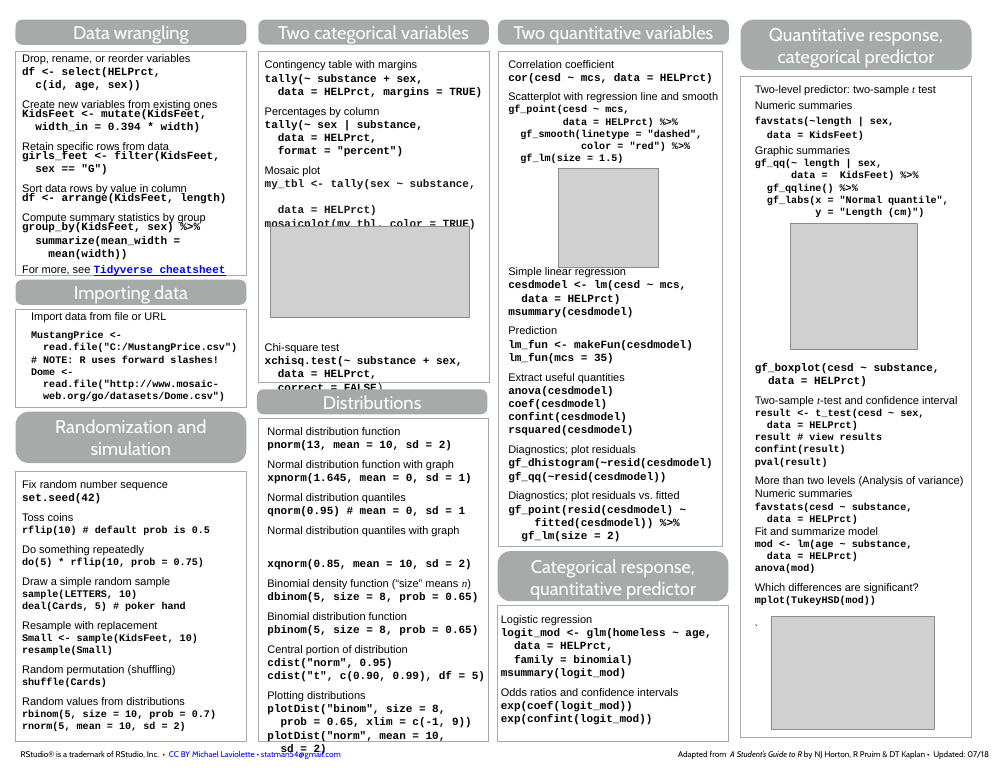
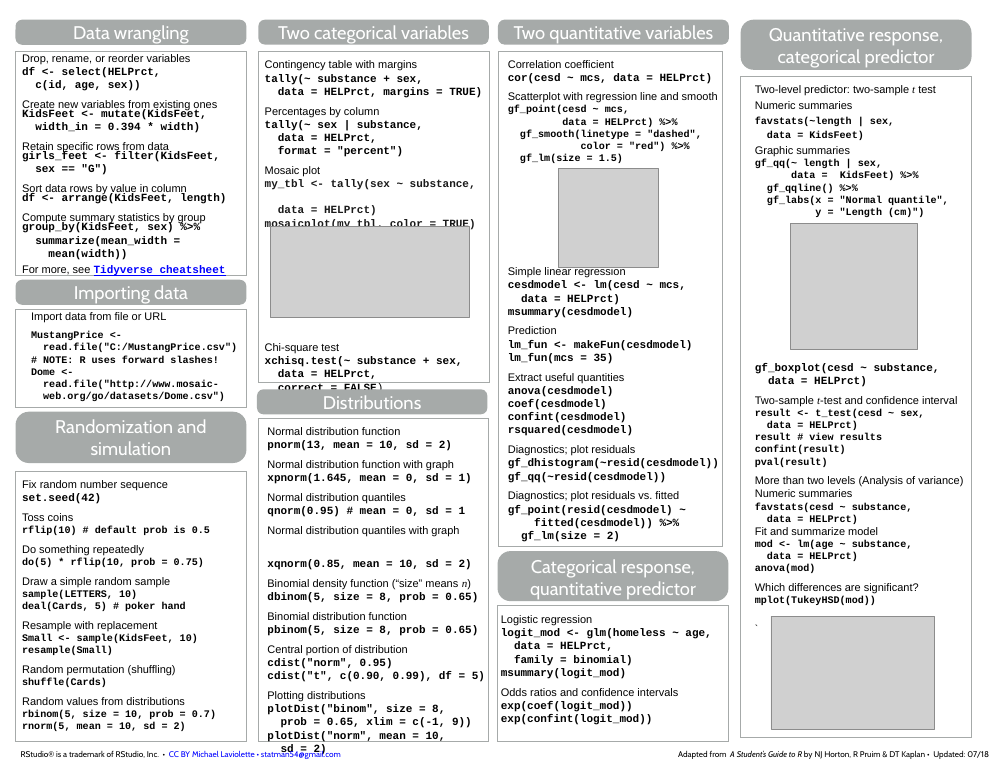
Before and after one commit to mlaviolet/Mosaic-cheatsheets, a slide deck: slide 2 of mosaic-cheatsheet-gf.pptx. Drawn at 1008x779 pixels with LibreOffice and Linux fonts; fonts in the diff are those of the drawing; grey boxes stand for pictures. Boxes give left, top, right and bottom in pixels: in the first picture for what was removed or moved away, otherwise in the second. Text is boxed around its words. In the diff, an @@ line names an element or a change of style, - is before the commit and + after.

```diff
--- a/mosaic-cheatsheet-gf.pptx
+++ b/mosaic-cheatsheet-gf.pptx
@@ text in rectangle at [508, 459, 719, 469]: text changed @@
-gf_dhistogram(~resid(cesdmodel)
+gf_dhistogram(~resid(cesdmodel))
```
Also in this commit, not shown: 1 other file.
